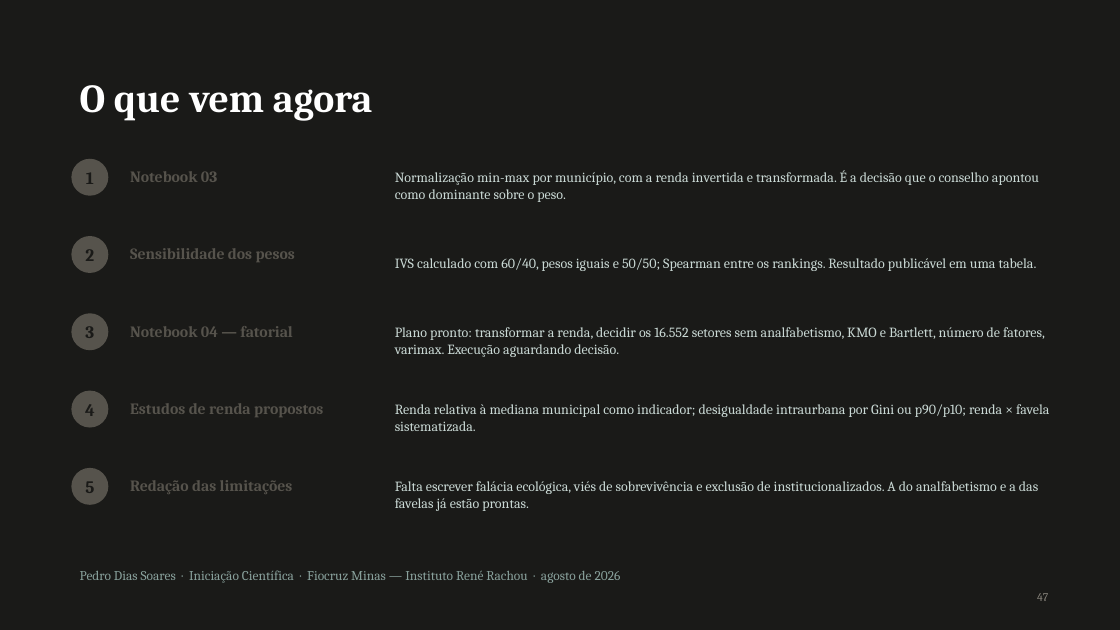
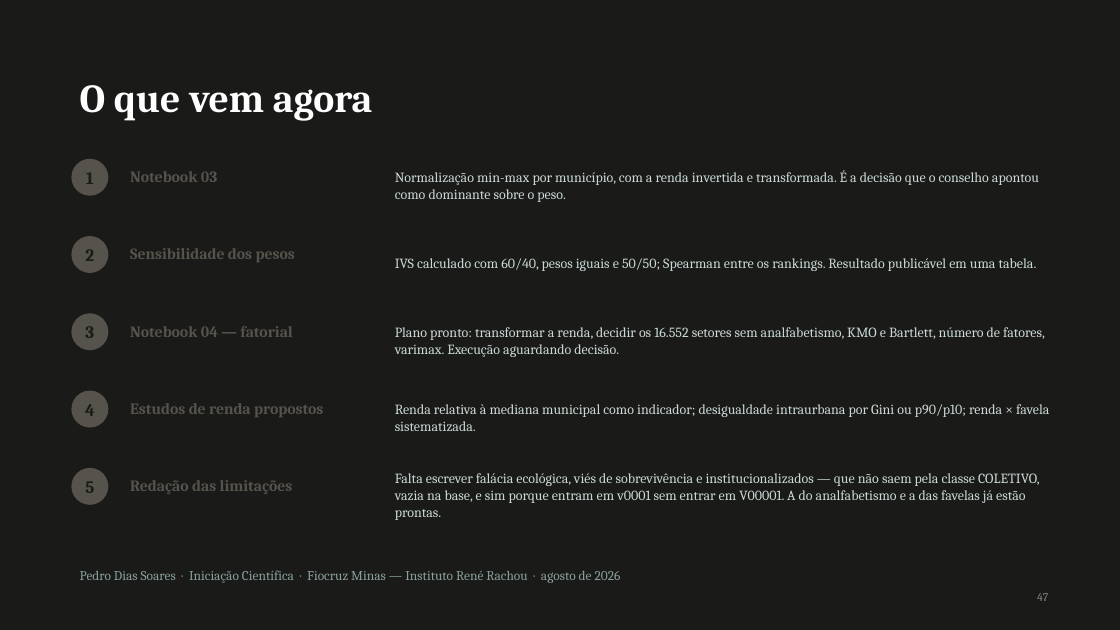
Before and after one commit to pedrinndias/Projeto_IVS_Censo, a slide deck: slide 40 of docs/Apresentacoes_IVS/historico/2026-08-21_EDA_Central_1a_rodada.pptx (slide 47 before the commit). Drawn at 1120x630 pixels with LibreOffice and Linux fonts; fonts in the diff are those of the drawing. Boxes give left, top, right and bottom in pixels: in the first picture for what was removed or moved away, otherwise in the second. Text is boxed around its words. In the diff, an @@ line names an element or a change of style, - is before the commit and + after.

```diff
--- a/docs/Apresentacoes_IVS/historico/2026-08-21_EDA_Central_1a_rodada.pptx
+++ b/docs/Apresentacoes_IVS/historico/2026-08-21_EDA_Central_1a_rodada.pptx
@@ text at [395, 473, 1040, 520]: text changed @@
-Falta escrever falácia ecológica, viés de sobrevivência e exclusão de institucionalizados. A do analfabetismo e a das favelas já estão prontas.
+Falta escrever falácia ecológica, viés de sobrevivência e institucionalizados — que não saem pela classe COLETIVO, vazia na base, e sim porque entram em v0001 sem entrar em V00001. A do analfabetismo e a das favelas já estão prontas.
```
Also in this commit, not shown: 26 other slides changed, 7 slides removed, 3 other files.
